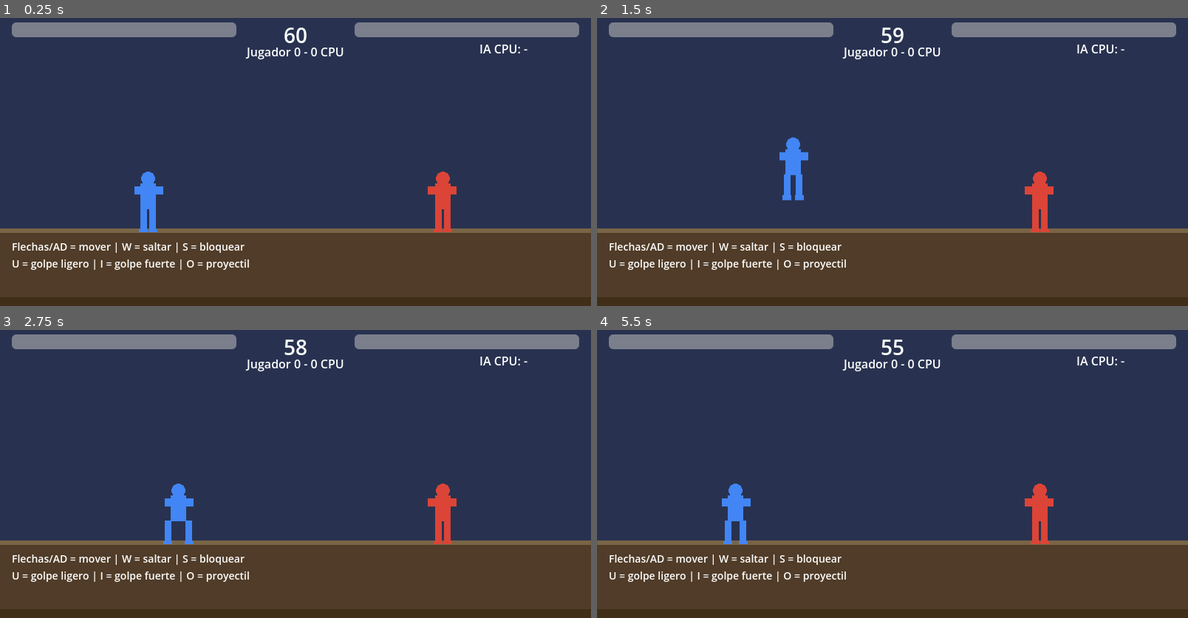
Above: before the commit, frames 1-4 (two rows, left to right).
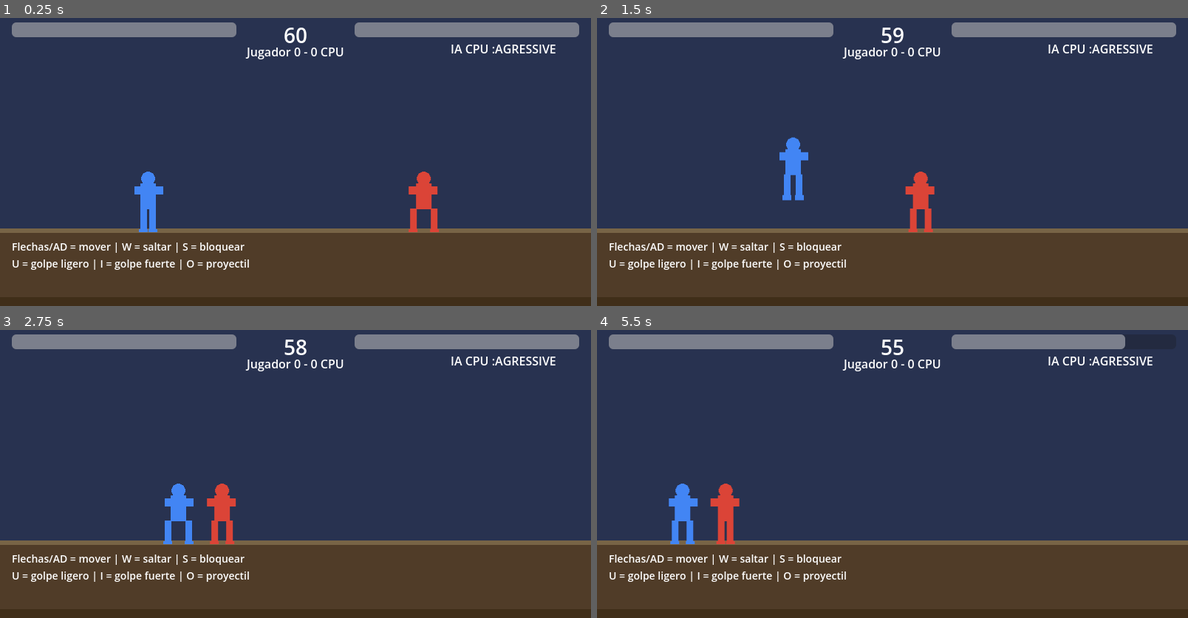
Above: after the commit, the same moments.

Repository: lvaldivia/topicos_videojuegos2026
Game: Godot game, scene res://scenes/fighting/FightMain.tscn
The game is run twice, just before and just after one commit, with the same random seed, the same clock (stepped at 60 frames per second) and the same inputs.
Inputs:
- Up to frame 1 (0.25 s): no input
- Up to frame 2 (1.5 s): tap Enter (ui_accept) at 0.5 s; hold Right (p1_right) 0.53-1.28 s; tap Down (p1_block) at 0.6 s; tap W (p1_jump) at 0.77 s; hold Left (p1_left) from 1.28 s (still down); tap I (p1_heavy) at 1.35 s
- Up to frame 3 (2.75 s): tap W (p1_jump) at 1.52 s; release Left (p1_left) at 2.03 s; hold Right (p1_right) from 2.03 s (still down); tap U (p1_light) at 2.1 s
- Up to frame 4 (5.5 s): tap O (p1_special) at 2.85 s; tap W (p1_jump) at 3.02, 3.77, 4.52 s; release Right (p1_right) at 3.53 s; hold Left (p1_left) from 3.53 s (still down); tap Down (p1_block) at 3.6 s; tap I (p1_heavy) at 4.35 s; tap U (p1_light) at 5.1 s

The runs differ from the first frame. In frame 1, 1.3% of the frame differs, in the area x 69-94%, y 9-75%; in frame 2, 1.5%; in frame 3, 1.5%; in frame 4, 2.9%, in the area x 12-98%, y 1-75%.

Commit message:
ganar x round

Diff:
--- a/Clase08/scripts/fighting/FightHUD.gd
+++ b/Clase08/scripts/fighting/FightHUD.gd
@@ -13,7 +13,7 @@
 func _ready() -> void:
 	GameManager.round_time_changed.connect(on_time_changed)
 	GameManager.round_started.connect(on_round_started)
-	GameManager.round_started.connect(on_round_ended)
+	GameManager.round_ended.connect(on_round_ended)
 	GameManager.wins_changed.connect(on_wins_changed)
 	if message_label:
 		message_label.visible = false
@@ -55,3 +55,11 @@
 	if cpu_hp_bar:
 		cpu_hp_bar.max_value =max_hp
 		cpu_hp_bar.value = current
+
+func on_cpu_strategy(strategy_name:String)->void:
+	if strategy_label:
+		strategy_label.text = "IA CPU :" + strategy_name
+
+func hide_message()->void:
+	if message_label:
+		message_label.visible = false
--- a/Clase08/scripts/fighting/FightMain.gd
+++ b/Clase08/scripts/fighting/FightMain.gd
@@ -31,6 +31,8 @@
 
 func on_fighter_died(who:BaseEntity)->void:
 	if GameManager.is_game_over:return
+	if who == cpu:
+		GameManager.end_round("player")
 	if who == player:
 		GameManager.end_round("cpu")
 
@@ -58,7 +60,9 @@
 
 func _reset_fighter()->void:
 	_reset_one(player,Vector2(200,player.ground_y))
+	_reset_one(cpu,Vector2(600,player.ground_y))
 	hud.on_player_hp(player.current_health,player.max_health)
+	hud.on_cpu_hp(cpu.current_health,cpu.max_health)
 
 func _reset_one(f:PlayerFighter,pos:Vector2)->void:
 	f.current_health = f.max_health
@@ -72,4 +76,8 @@
 	f._change_state(idle)
 
 func _update_cpu_strategy()->void:
-	pass
+	var desired:AIStrategy;
+	desired = AgressiveStrategy.new()
+	if cpu.ai_strategy == null or cpu.ai_strategy.get_name() != desired.get_name():
+		cpu.set_ai_strategy(desired)
+		hud.on_cpu_strategy(desired.get_name())
--- a/Clase08/scripts/fighting/strategy/ZonningStrategy.gd
+++ b/Clase08/scripts/fighting/strategy/ZonningStrategy.gd
@@ -14,9 +14,9 @@
 	if dist < ideal - 20.0:
 		fighter.ai_input.move  = -sign(diff)
 	elif dist > ideal + 20.0:
-		fighter.ai_input = sign(diff)
+		fighter.ai_input.move = sign(diff)
 	else :
-		fighter.ai_input = 0.0
+		fighter.ai_input.move = 0.0
 	if _timer <= 0.0 and dist > 90.0:
 		_timer = 1.4
 		fighter.ai_input.special = true
